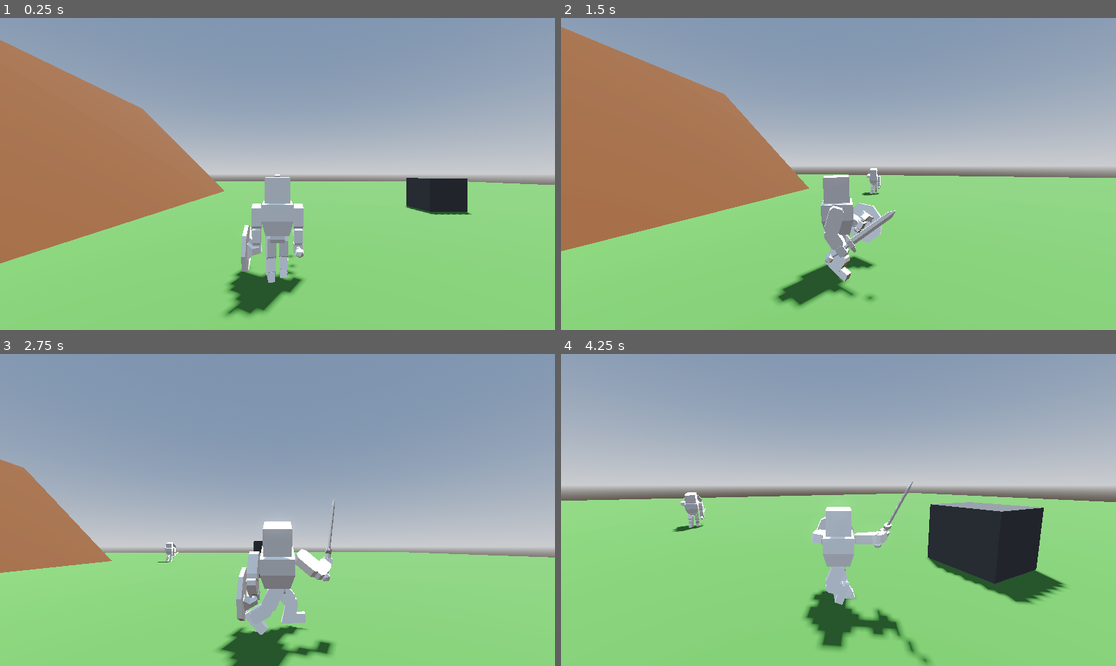
Above: before the commit, frames 1-4 (two rows, left to right).
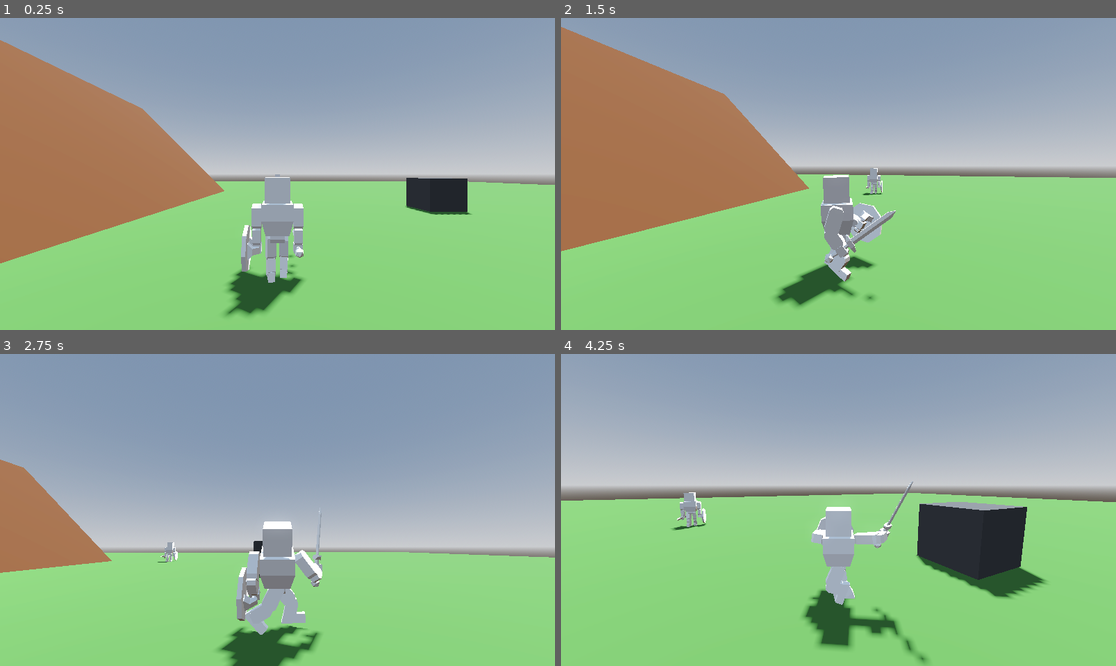
Above: after the commit, the same moments.

Repository: Lordaloa/rv-godot-project-005
Game: Godot game, scene res://Assets/Scenes/World/World.tscn
Two runs of this game, one before a commit and one after it. Both use one fixed random seed, a clock stepped at 60 frames per second and the inputs below.
Inputs (mouse positions are in pixels of both pictures, inside the frame that each line leads up to):
- Up to frame 1 (0.25 s): no input
- Up to frame 2 (1.5 s): move the mouse to (866, 174) at 0.52 s; hold W (forward) 0.53-1.28 s; hold Ctrl (control) 0.53-1.28 s; right-click (866, 174) at 0.8 s; move the mouse to (727, 189) at 1.27 s; hold S (back) from 1.28 s (still down); right-click (727, 189) at 1.35 s
- Up to frame 3 (2.75 s): click (166, 525) at 1.55 s; move the mouse to (333, 441) at 2.02 s; release S (back) at 2.03 s; press the mouse at (333, 441) at 2.03 s; hold D (right) from 2.03 s (still down); tap Ctrl (control) at 2.3 s
- Up to frame 4 (4.25 s): move the mouse to (832, 516) at 2.77 s; release D (right) at 2.78 s; release the mouse at (832, 516) at 2.78 s; hold W (forward) 2.78-3.53 s; tap Ctrl (control) at 2.85 s; right-click (832, 516) at 3.05 s; move the mouse to (1005, 556) at 3.52 s; hold A (left) from 3.53 s (still down); hold Right mouse button (left_hand_action) from 3.53 s (still down); click (1005, 556) at 3.8 s

The runs differ from the first frame. In frame 1, less than 0.1% of the frame differs, in the area x 49-51%, y 50-52%; in frame 2, less than 0.1%; in frame 3, 0.9%; in frame 4, 2.8%, in the area x 4-98%, y 44-100%.

Commit message:
F-blocking-004: moving block check to direction of spine check, part-1

Diff:
--- a/Assets/Scenes/Human.tscn
+++ b/Assets/Scenes/Human.tscn
@@ -7,7 +7,7 @@
 [ext_resource type="PackedScene" uid="uid://dw3p46se7uifm" path="res://assets/scenes/training_shield.tscn" id="4_vnjsp"]
 
 [sub_resource type="CapsuleShape3D" id="CapsuleShape3D_2glle"]
-radius = 0.175
+radius = 0.275
 height = 1.0
 
 [sub_resource type="AnimationNodeAnimation" id="AnimationNodeAnimation_7oa2v"]
@@ -51,7 +51,6 @@
 min_space = 0.0
 
 [sub_resource type="AnimationNodeBlendTree" id="AnimationNodeBlendTree_7oa2v"]
-graph_offset = Vector2(-92.71753, 149.48303)
 nodes/output/position = Vector2(1533.3334, 426.66666)
 nodes/Running/node = SubResource("AnimationNodeBlendSpace1D_jxekh")
 nodes/Running/position = Vector2(-426.66666, -160)
@@ -79,7 +78,7 @@
 
 [node name="Skeleton3D" parent="Skeleton" index="0"]
 transform = Transform3D(-4.371139e-08, 0, 1, 0, 1, 0, -1, 0, -4.371139e-08, 0, 0, 0)
-bones/1/position = Vector3(0, -0.27041605, 0)
+bones/1/position = Vector3(0, -0.27031806, 0)
 bones/2/rotation = Quaternion(0.999723, 3.642777e-09, -7.253016e-08, 0.023535479)
 bones/3/rotation = Quaternion(0.050797492, 5.2122555e-08, 6.828087e-09, 0.99870896)
 bones/4/rotation = Quaternion(0.687555, 6.6907404e-08, 9.531964e-08, 0.72613233)
@@ -98,13 +97,13 @@
 bones/15/rotation = Quaternion(-0.7048461, -0.05649819, -0.056498088, 0.7048461)
 bones/16/position = Vector3(-0.11230787, -0.38293505, 0.2511084)
 bones/16/rotation = Quaternion(0.70484614, -0.05649811, 0.05649811, 0.704846)
-bones/17/position = Vector3(0, -0.27041605, 0)
-bones/18/rotation = Quaternion(0.9804245, 0.004830701, 0.044264913, -0.19179456)
-bones/19/rotation = Quaternion(-0.36841065, -1.4764971e-07, -7.999183e-08, 0.9296632)
-bones/20/rotation = Quaternion(0.8246981, 0.0023119936, -0.0061368784, 0.5655352)
-bones/21/rotation = Quaternion(0.9927015, -0.023340266, -0.10323327, -0.057809036)
-bones/22/rotation = Quaternion(-0.34290493, -1.5325924e-07, -7.197112e-08, 0.93937016)
-bones/23/rotation = Quaternion(0.87959856, 0.013521147, -0.02685479, 0.47476584)
+bones/17/position = Vector3(0, -0.27031806, 0)
+bones/18/rotation = Quaternion(0.98036444, 0.004843322, 0.044262204, -0.1921017)
+bones/19/rotation = Quaternion(-0.36912718, -1.4865097e-07, -8.1083e-08, 0.929379)
+bones/20/rotation = Quaternion(0.82495683, 0.0023154134, -0.006137439, 0.5651577)
+bones/21/rotation = Quaternion(0.9926832, -0.023378203, -0.10323534, -0.058104377)
+bones/22/rotation = Quaternion(-0.34367418, -1.5634778e-07, -7.032853e-08, 0.939089)
+bones/23/rotation = Quaternion(0.87984544, 0.013540353, -0.026858082, 0.47430736)
 
 [node name="Left_Weapon_001" parent="Skeleton/Skeleton3D" index="7"]
 visible = false
@@ -113,14 +112,13 @@
 visible = false
 
 [node name="LookAtModifier3D" type="LookAtModifier3D" parent="Skeleton/Skeleton3D" index="16"]
-transform = Transform3D(-4.371139e-08, 0, -1, 0, 1, 0, 1, 0, -4.371139e-08, 0, 0, 0)
 target_node = NodePath("../../../SpringArmPivot/SpringArm3D/Camera3D/LookAtTarget3D")
 bone_name = "Spine_Upper"
 bone = 1
 forward_axis = 5
 
 [node name="Right_Hand_Target" type="ModifierBoneTarget3D" parent="Skeleton/Skeleton3D" index="17"]
-transform = Transform3D(7.4690846e-08, 0.9910899, -0.13320535, -2.2464933e-07, 0.13320541, 0.9910885, 1, -4.4100933e-08, 2.3259658e-07, 0.014038239, 0.26596704, 0.20195201)
+transform = Transform3D(7.4690846e-08, 0.9910899, -0.13320535, -2.2464933e-07, 0.13320541, 0.9910885, 1, -4.4100933e-08, 2.3259658e-07, 0.014038239, 0.26586905, 0.20195201)
 bone_name = "Right_Hand_Bone"
 bone = 4
 
@@ -128,7 +126,7 @@
 entity_owner = NodePath("../../../..")
 
 [node name="Left_Hand_Target" type="ModifierBoneTarget3D" parent="Skeleton/Skeleton3D" index="18"]
-transform = Transform3D(7.4690846e-08, 0.9910899, -0.13320535, -2.2464933e-07, 0.13320541, 0.9910885, 1, -4.4100933e-08, 2.3259658e-07, 0.014038222, 0.26596704, -0.20195201)
+transform = Transform3D(7.4690846e-08, 0.9910899, -0.13320535, -2.2464933e-07, 0.13320541, 0.9910885, 1, -4.4100933e-08, 2.3259658e-07, 0.014038222, 0.26586905, -0.20195201)
 bone_name = "Left_Hand_Bone"
 bone = 7
 
--- a/Assets/Scenes/human_bot.tscn
+++ b/Assets/Scenes/human_bot.tscn
@@ -7,7 +7,7 @@
 [ext_resource type="Script" uid="uid://gtrrsagpj1j6" path="res://assets/scripts/input_controllers/input_controller_entity_human_bot.gd" id="4_knhdx"]
 
 [sub_resource type="CapsuleShape3D" id="CapsuleShape3D_2glle"]
-radius = 0.175
+radius = 0.275
 height = 1.0
 
 [sub_resource type="AnimationNodeAnimation" id="AnimationNodeAnimation_7oa2v"]
@@ -51,7 +51,6 @@
 min_space = 0.0
 
 [sub_resource type="AnimationNodeBlendTree" id="AnimationNodeBlendTree_pvgnj"]
-graph_offset = Vector2(-98, 68.666664)
 nodes/output/position = Vector2(1533.3334, 426.66666)
 nodes/Running/node = SubResource("AnimationNodeBlendSpace1D_jxekh")
 nodes/Running/position = Vector2(-426.66666, -160)
@@ -79,32 +78,31 @@
 
 [node name="Skeleton3D" parent="Skeleton" index="0"]
 transform = Transform3D(-4.371139e-08, 0, 1, 0, 1, 0, -1, 0, -4.371139e-08, 0, 0, 0)
-bones/1/position = Vector3(0, -0.27629092, 0)
-bones/2/rotation = Quaternion(0.999723, 3.642777e-09, -7.253016e-08, 0.023535479)
-bones/3/rotation = Quaternion(0.050797492, 5.2122555e-08, 6.828087e-09, 0.99870896)
-bones/4/rotation = Quaternion(0.687555, 6.6907404e-08, 9.531964e-08, 0.72613233)
-bones/5/rotation = Quaternion(0.999723, 3.642777e-09, -7.253016e-08, 0.023535479)
-bones/6/rotation = Quaternion(0.050797492, 5.2122555e-08, 6.828087e-09, 0.99870896)
-bones/7/rotation = Quaternion(0.687555, 6.6907404e-08, 9.531964e-08, 0.72613233)
-bones/9/position = Vector3(0.201952, -0.105388, -1.7655204e-08)
-bones/9/rotation = Quaternion(-0.7071068, 1.10635504e-07, -5.7951933e-08, 0.7071068)
-bones/10/position = Vector3(-0.201952, -0.10538803, 1.7655202e-08)
-bones/10/rotation = Quaternion(-0.7071068, 1.10635504e-07, -5.7951933e-08, 0.7071068)
-bones/13/position = Vector3(0.062928006, 0.061155, 0.028078506)
-bones/13/rotation = Quaternion(-0.7062315, 0.035172455, 0.035172563, 0.7062315)
-bones/14/position = Vector3(0.093729496, -0.38293505, 0.33654448)
-bones/14/rotation = Quaternion(0.7062315, 0.035172485, -0.035172485, 0.7062315)
-bones/15/position = Vector3(-0.062928, 0.061155, -0.054933473)
-bones/15/rotation = Quaternion(-0.7048461, -0.05649819, -0.056498088, 0.7048461)
-bones/16/position = Vector3(-0.11230787, -0.38293505, 0.2511084)
+bones/1/position = Vector3(0, -0.27018702, 0)
+bones/2/rotation = Quaternion(0.98347384, 0.17238666, -0.023288788, 0.05019758)
+bones/3/rotation = Quaternion(0.71224487, 3.90159e-08, 1.0796539e-07, 0.7019311)
+bones/4/rotation = Quaternion(0.6663666, 0.067151695, -0.08718245, 0.7374588)
+bones/5/rotation = Quaternion(0.47774068, -0.50503486, 0.5645239, -0.44499037)
+bones/6/rotation = Quaternion(0.58430654, 4.2257895e-08, 8.042683e-08, 0.81153303)
+bones/7/rotation = Quaternion(0.62439597, -0.41728884, 0.46458352, 0.46921417)
+bones/9/position = Vector3(0.26835665, 0.07409288, -0.16316253)
+bones/9/rotation = Quaternion(-0.09240335, -0.0029216486, 0.06542607, 0.9935656)
+bones/10/position = Vector3(-0.024644062, 0.2393274, -0.26356712)
+bones/10/rotation = Quaternion(0.06272234, -0.64062923, -0.05263031, 0.7634725)
+bones/12/position = Vector3(-0.5581797, 0.3701549, 0.29434532)
+bones/13/position = Vector3(0.062928006, 0.061155, 2.4684086e-09)
+bones/13/rotation = Quaternion(-0.7071068, -4.0214186e-08, 6.655598e-08, 0.7071068)
+bones/14/rotation = Quaternion(0.7071068, -1.3170891e-08, 1.3170888e-08, 0.7071068)
+bones/15/rotation = Quaternion(-0.7071068, -6.655598e-08, 4.0214186e-08, 0.7071068)
+bones/16/position = Vector3(-0.062928, -0.38293505, 0.31)
 bones/16/rotation = Quaternion(0.70484614, -0.05649811, 0.05649811, 0.704846)
-bones/17/position = Vector3(0, -0.27629092, 0)
-bones/18/rotation = Quaternion(0.9840931, 0.004007972, 0.044425756, -0.1719625)
-bones/19/rotation = Quaternion(-0.32187438, -1.5374789e-07, -6.8114915e-08, 0.94678247)
-bones/20/rotation = Quaternion(0.8077155, 0.0020975845, -0.006105711, 0.5895373)
-bones/21/rotation = Quaternion(0.9937115, -0.020893058, -0.10313657, -0.03826271)
-bones/22/rotation = Quaternion(-0.29222572, -1.5597332e-07, -6.2260696e-08, 0.95634943)
-bones/23/rotation = Quaternion(0.86309946, 0.012324506, -0.026680076, 0.5041783)
+bones/17/position = Vector3(0, -0.27018702, 0)
+bones/18/rotation = Quaternion(0.9879729, -6.5493815e-08, -4.982297e-08, -0.15462726)
+bones/19/rotation = Quaternion(-0.37865728, -1.481159e-07, -8.069087e-08, 0.925537)
+bones/20/rotation = Quaternion(0.85131836, 1.02211914e-07, -5.5130922e-08, 0.52464944)
+bones/21/rotation = Quaternion(0.9879729, -6.549383e-08, -4.982297e-08, -0.15462726)
+bones/22/rotation = Quaternion(-0.37865734, -1.5157731e-07, -7.927479e-08, 0.92553705)
+bones/23/rotation = Quaternion(0.85131836, 1.6944595e-07, -9.416448e-08, 0.52464944)
 
 [node name="Left_Weapon_001" parent="Skeleton/Skeleton3D" index="7"]
 visible = false
@@ -120,7 +118,7 @@
 forward_axis = 5
 
 [node name="Right_Hand_Target" type="ModifierBoneTarget3D" parent="Skeleton/Skeleton3D" index="17"]
-transform = Transform3D(7.4690846e-08, 0.9910899, -0.13320535, -2.2464933e-07, 0.13320541, 0.9910885, 1, -4.4100933e-08, 2.3259658e-07, 0.014038239, 0.2718419, 0.20195201)
+transform = Transform3D(-0.011160866, 0.05257033, -0.998556, 0.13022405, 0.9901886, 0.050674237, 0.9914218, -0.12947026, -0.017897181, 0.15185331, 0.4653436, 0.26836)
 bone_name = "Right_Hand_Bone"
 bone = 4
 
@@ -129,7 +127,7 @@
 entity_owner = NodePath("../../../..")
 
 [node name="Left_Hand_Target" type="ModifierBoneTarget3D" parent="Skeleton/Skeleton3D" index="18"]
-transform = Transform3D(7.4690846e-08, 0.9910899, -0.13320535, -2.2464933e-07, 0.13320541, 0.9910885, 1, -4.4100933e-08, 2.3259658e-07, 0.014038222, 0.2718419, -0.20195201)
+transform = Transform3D(-0.9415357, -0.2931697, -0.16601846, -0.28871617, 0.9560603, -0.050907232, 0.17364855, 7.748604e-07, -0.984809, 0.22935557, 0.6424883, -0.02462995)
 bone_name = "Left_Hand_Bone"
 bone = 7
 
--- a/Assets/Scenes/training_shield.tscn
+++ b/Assets/Scenes/training_shield.tscn
@@ -3,12 +3,11 @@
 [ext_resource type="Script" uid="uid://hlw8l2xohrjr" path="res://assets/scripts/weapon_shield.gd" id="1_6jhhf"]
 [ext_resource type="ArrayMesh" uid="uid://ph5w3jj10cif" path="res://assets/models/meshes/training_shield.res" id="2_h5tsc"]
 
-[sub_resource type="BoxShape3D" id="BoxShape3D_0ubh4"]
-size = Vector3(0.1, 1, 1)
+[sub_resource type="BoxShape3D" id="BoxShape3D_6jhhf"]
+size = Vector3(0.25, 1, 1)
 
 [node name="TrainingShield" type="Node3D"]
 script = ExtResource("1_6jhhf")
-is_continuous_action = true
 
 [node name="MeshInstance3D" type="MeshInstance3D" parent="."]
 mesh = ExtResource("2_h5tsc")
@@ -18,6 +17,5 @@
 monitorable = false
 
 [node name="Blocking_CollisionShape3D" type="CollisionShape3D" parent="Blocking_Area3D"]
-transform = Transform3D(1, 0, 0, 0, 1, 0, 0, 0, 1, -0.125, 0, 0)
-shape = SubResource("BoxShape3D_0ubh4")
+shape = SubResource("BoxShape3D_6jhhf")
 debug_color = Color(0, 0, 1, 0.41960785)
--- a/Assets/Scripts/entity.gd
+++ b/Assets/Scripts/entity.gd
@@ -14,19 +14,25 @@
 @export_range(0.01, 1.0) var rotation_lerp = 0.15
 ## InputController based on the specific entity's class.
 @export var input_controller: InputControllerEntity
+## Node3D for running any direction based raycasts like is_blocking().
+@export var raycast_node: Node3D
+var spine_upper_bone_id: int
 var input_vector: Vector2 = Vector2.ZERO
 var input_looking: Vector2 = Vector2.ZERO
-@onready var armature = $Skeleton
-@onready var animation_tree = $AnimationTree
-@onready var spring_arm_pivot = $SpringArmPivot
-@onready var spring_arm = $SpringArmPivot/SpringArm3D
+@onready var entity: Node3D = $Skeleton
+@onready var armature: Skeleton3D = $Skeleton/Skeleton3D
+@onready var look_at_modifier: LookAtModifier3D = $Skeleton/Skeleton3D/LookAtModifier3D
+@onready var animation_tree: AnimationTree = $AnimationTree
+@onready var spring_arm_pivot: Node3D = $SpringArmPivot
+@onready var spring_arm: SpringArm3D = $SpringArmPivot/SpringArm3D
 
 # -----------------------------------------------------------------------------
 # Virtuals
 # -----------------------------------------------------------------------------
 
 func _ready() -> void:
-	pass
+	spine_upper_bone_id = armature.find_bone('Spine_Upper')
+	look_at_modifier.connect('modification_processed',_on_look_at_modified)
 
 func _process(_delta: float) -> void:
 	capture_input()
@@ -38,10 +44,16 @@
 # Publics
 # -----------------------------------------------------------------------------
 
+func try_take_hit(damage: float) -> bool:
+	if !is_blocking():
+		apply_damage(damage)
+		return true
+	return false
+
 func apply_damage(damage: float):
 	health -= damage
-	if health <= 0.0:
-		queue_free()
+	# if health <= 0.0:
+		# queue_free()
 
 func apply_gravity(delta: float):
 	if not is_on_floor():
@@ -62,7 +74,7 @@
 	if direction:
 		velocity.x = lerp(velocity.x, direction.x * speed, speed_lerp)
 		velocity.z = lerp(velocity.z, direction.z * speed, speed_lerp)
-		armature.global_rotation.y = lerp_angle(armature.global_rotation.y, atan2(-velocity.x, -velocity.z), rotation_lerp)
+		entity.global_rotation.y = lerp_angle(entity.global_rotation.y, atan2(-velocity.x, -velocity.z), rotation_lerp)
 	else:
 		velocity.x = lerp(velocity.x, 0.0, speed_lerp)
 		velocity.z = lerp(velocity.z, 0.0, speed_lerp)
@@ -71,6 +83,14 @@
 func get_current_health() -> float:
 	return health;
 
+func is_blocking() -> bool:
+	return false
+
 # -----------------------------------------------------------------------------
 # Privates
 # -----------------------------------------------------------------------------
+
+func _on_look_at_modified() -> void:
+	var spine_transform = armature.get_bone_global_pose(spine_upper_bone_id)
+	var forward = (-spine_transform.basis.z).normalized()
+	print(forward)
--- a/Assets/Scripts/input_controllers/input_controller_entity_human_bot.gd
+++ b/Assets/Scripts/input_controllers/input_controller_entity_human_bot.gd
@@ -12,7 +12,7 @@
     return false
 
 func is_left_hand_action() -> bool:
-    return true
+    return false
 
 func is_left_hand_action_released() -> bool:
     return false
--- a/Assets/Scripts/weapon.gd
+++ b/Assets/Scripts/weapon.gd
@@ -3,9 +3,15 @@
 ## "Abstract" Weapon class for all weapon objects. Handles all Weapon related actions.
 
 signal has_cooled_down
+signal action_delayed
+signal action_completed
 ## The entity who owns this weapon (prevents self and team-damage).
 @export var entity_owner: Entity
-@export var cooldown_time: float = 1.0;
+@export var cooldown_time: float = 0.2;
+@export var action_delay_time: float = 0.2
+@export var action_time: float = 0.6
+var is_action_delayed: bool = false
+var is_action_completed: bool = false
 var is_cooling: bool = false
 
 # -----------------------------------------------------------------------------
@@ -13,7 +19,8 @@
 # -----------------------------------------------------------------------------
 
 func _ready() -> void:
-	pass
+	self.connect('action_delayed', run_action)
+	self.connect('action_completed', cooldown)
 
 func _process(_delta: float) -> void:
 	pass
@@ -34,7 +41,19 @@
 # -----------------------------------------------------------------------------
 
 func action(_delta: float) -> void:
-	cooldown()
+	delay_action()
+
+func delay_action() -> void:
+	is_action_delayed = true
+	await get_tree().create_timer(action_delay_time).timeout
+	is_action_delayed = false
+	emit_signal('action_delayed')
+
+func run_action() -> void:
+	is_action_completed = true
+	await get_tree().create_timer(action_time).timeout
+	is_action_completed = false
+	emit_signal('action_completed')
 
 func cooldown() -> void:
 	is_cooling = true
--- a/Assets/Scripts/weapon_melee.gd
+++ b/Assets/Scripts/weapon_melee.gd
@@ -2,12 +2,7 @@
 extends Weapon
 ## "Abstract" WeaponMelee class for melee weapons, handles all Melee related actions.
 
-signal activation_delayed
-@export var damage: float = 5.0
-@export var damage_area_activation_delay_time: float = 0.2
-@export var damage_area_activation_time: float = 0.4
-var damage_area_activation_delayed: bool = false
-var damage_area_activated: bool = false
+@export var damage: float = 35.0
 @onready var damage_area_3d: Area3D = $Damage_Area3D
 @onready var damage_collision_shape_3d: CollisionShape3D = $Damage_Area3D/Damage_CollisionShape3D
 
@@ -17,25 +12,11 @@
 
 func _ready() -> void:
 	super._ready()
-	self.connect('activation_delayed', _damage_area_activate)
 
 func _process(delta: float) -> void:
 	super._process(delta)
-	if is_damage_area_enabled():
-		## TODO Refactor for new signal implementation
-		var target_is_blocking = false
-		var target = false
-		for area in damage_area_3d.get_overlapping_areas():
-			if area.get_parent() is WeaponShield:
-				target_is_blocking = true
-		for body in damage_area_3d.get_overlapping_bodies():
-			if body != entity_owner and body is Entity:
-				target = body
-		if target and !target_is_blocking and target is Entity:
-			target.apply_damage(damage)
-			print(target.get_current_health())
-		elif target and target_is_blocking and target is Entity:
-			print("BLOCKED")
+	## TODO let's move this as part of the signal chain so we don't check every frame but x times per action run.
+	_test_damage_area()
 
 func _physics_process(delta: float) -> void:
 	super._physics_process(delta)
@@ -54,7 +35,6 @@
 
 func action(delta: float) -> void:
 	super.action(delta)
-	_damage_area_activation_delay()
 
 func disable_damage_area() -> void:
 	damage_area_3d.monitoring = false
@@ -67,19 +47,24 @@
 func is_damage_area_enabled() -> bool:
 	return damage_area_3d.monitoring and damage_area_3d.monitorable
 
+func run_action() -> void:
+	is_action_completed = true
+	enable_damage_area()
+	await get_tree().create_timer(action_time).timeout
+	disable_damage_area()
+	is_action_completed = false
+	emit_signal('action_completed')
+
 # -----------------------------------------------------------------------------
 # Privates
 # -----------------------------------------------------------------------------
 
-func _damage_area_activation_delay() -> void:
-	damage_area_activation_delayed = true
-	await get_tree().create_timer(damage_area_activation_delay_time).timeout
-	damage_area_activation_delayed = false
-	emit_signal('activation_delayed')
-
-func _damage_area_activate() -> void:
-	damage_area_activated = true
-	enable_damage_area()
-	await get_tree().create_timer(damage_area_activation_time).timeout
-	disable_damage_area()
-	damage_area_activated = false
+func _test_damage_area() -> void:
+	if is_damage_area_enabled():
+		for entity in damage_area_3d.get_overlapping_bodies():
+			if entity != entity_owner and entity is Entity:
+				if entity.try_take_hit(damage):
+					print(entity.get_current_health())
+				else:
+					print("BLOCKED")
+				disable_damage_area()
